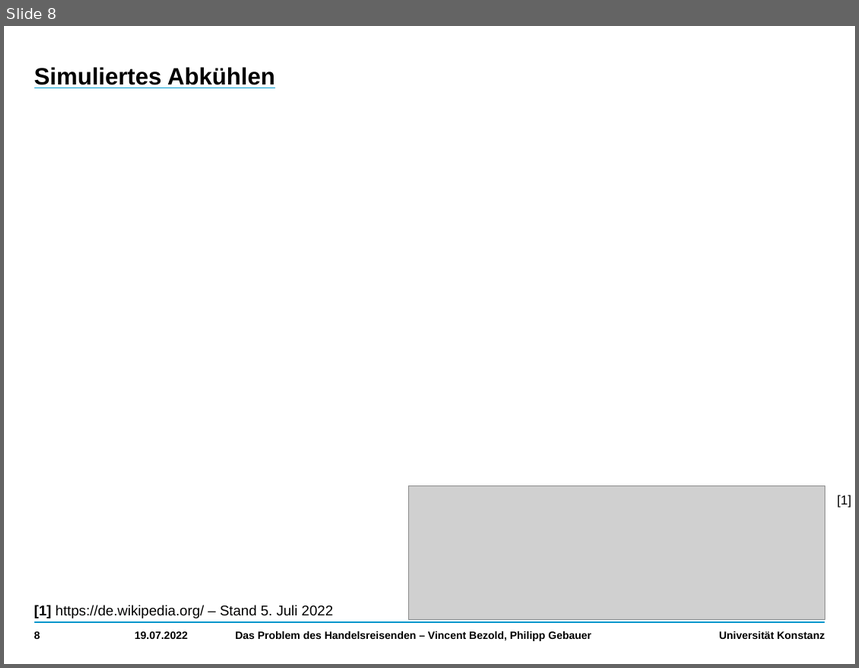
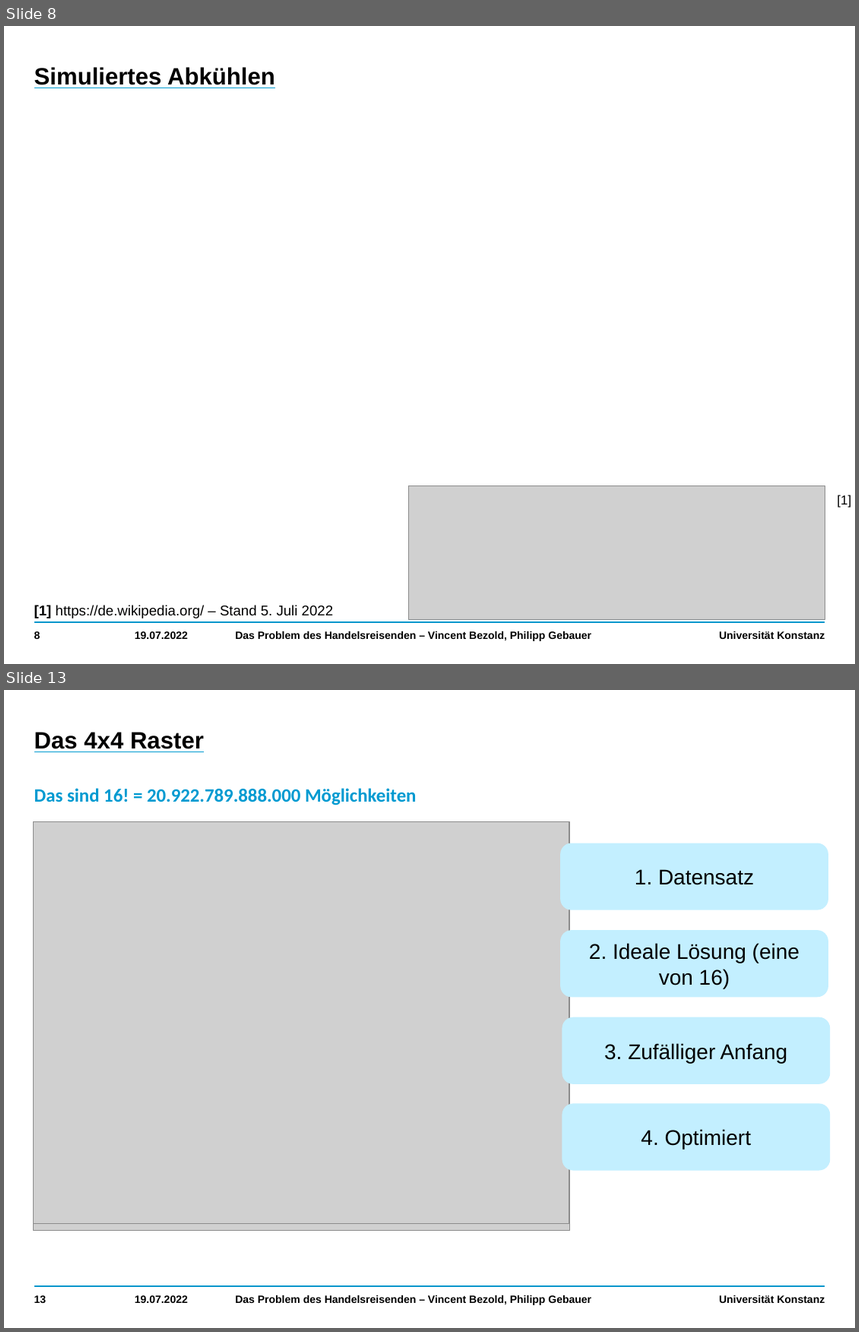
Before and after one commit to VincentBezold/Computer-simulation-stochastic-optimization, a slide deck: Travelling Salesman.pptx. Shown one above the other, each under a label of ours: slide 8 before the commit, slides 8 and 13 after it; the slides between them are not shown. The pictures are 859x668 and 859x1332 pixels, drawn with LibreOffice and Linux fonts; fonts in the diff are those of the drawing; grey boxes stand for pictures. Boxes give left, top, right and bottom in pixels: in the first picture for what was removed or moved away, otherwise in the second. Text is boxed around its words. In the diff, an @@ line names an element or a change of style, - is before the commit and + after.

```diff
--- a/Travelling Salesman.pptx
+++ b/Travelling Salesman.pptx
@@ slide 13 added at box(4, 690, 855, 1328), background #FFFFFF; not listed: 2 template elements that a slide beside it also shows @@
@@ title added at box(34, 732, 204, 752), 20 pt, text #000000, bold, underline @@
+Das 4x4 Raster
@@ text added at box(34, 788, 417, 806), 16 pt, text #009AD1, bold @@
+Das sind 16! = 20.922.789.888.000 Möglichkeiten
@@ picture added at box(33, 822, 569, 1224) @@
@@ picture added at box(34, 828, 570, 1230) @@
@@ picture added at box(34, 829, 570, 1230) @@
@@ rounded rectangle added at box(560, 844, 829, 910), fill #C3EFFF, 18 pt, text #000000 @@
+1. Datensatz
@@ rounded rectangle added at box(560, 930, 829, 997), fill #C3EFFF, 18 pt, text #000000 @@
+2. Ideale Lösung (eine von 16)
@@ rounded rectangle added at box(563, 1018, 831, 1085), fill #C3EFFF, 18 pt, text #000000 @@
+3. Zufälliger Anfang
@@ rounded rectangle added at box(563, 1103, 831, 1171), fill #C3EFFF, 18 pt, text #000000 @@
+4. Optimiert
@@ page number added at box(34, 1296, 47, 1303), 9 pt, text #000000, bold @@
+13
@@ text added at box(135, 1296, 188, 1303), 9 pt, text #000000, bold @@
+19.07.2022
@@ text added at box(235, 1296, 591, 1306), 9 pt, text #000000, bold @@
+Das Problem des Handelsreisenden – Vincent Bezold, Philipp Gebauer
```
Also in this commit, not shown: 5 slides changed, 6 other slides added.
